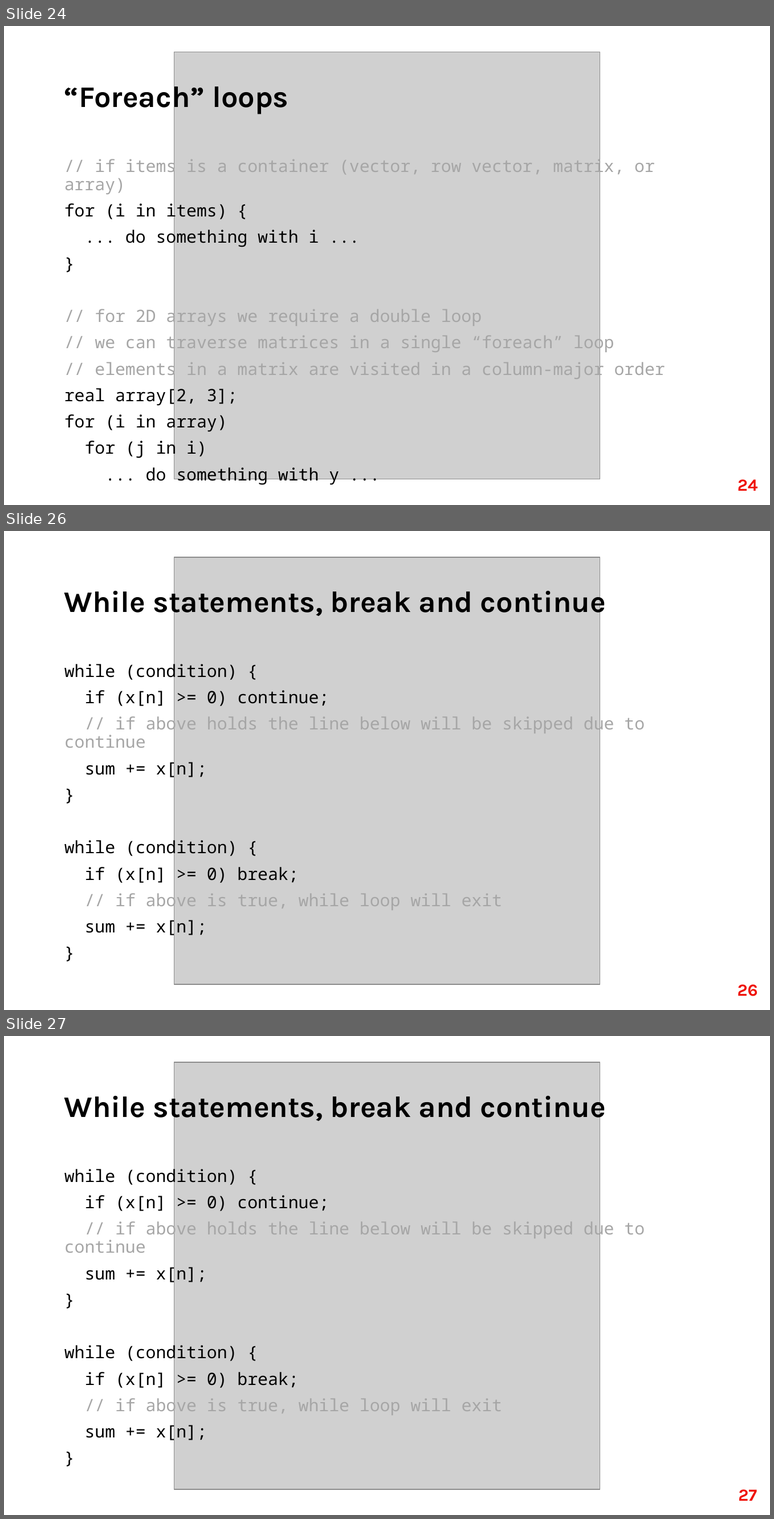
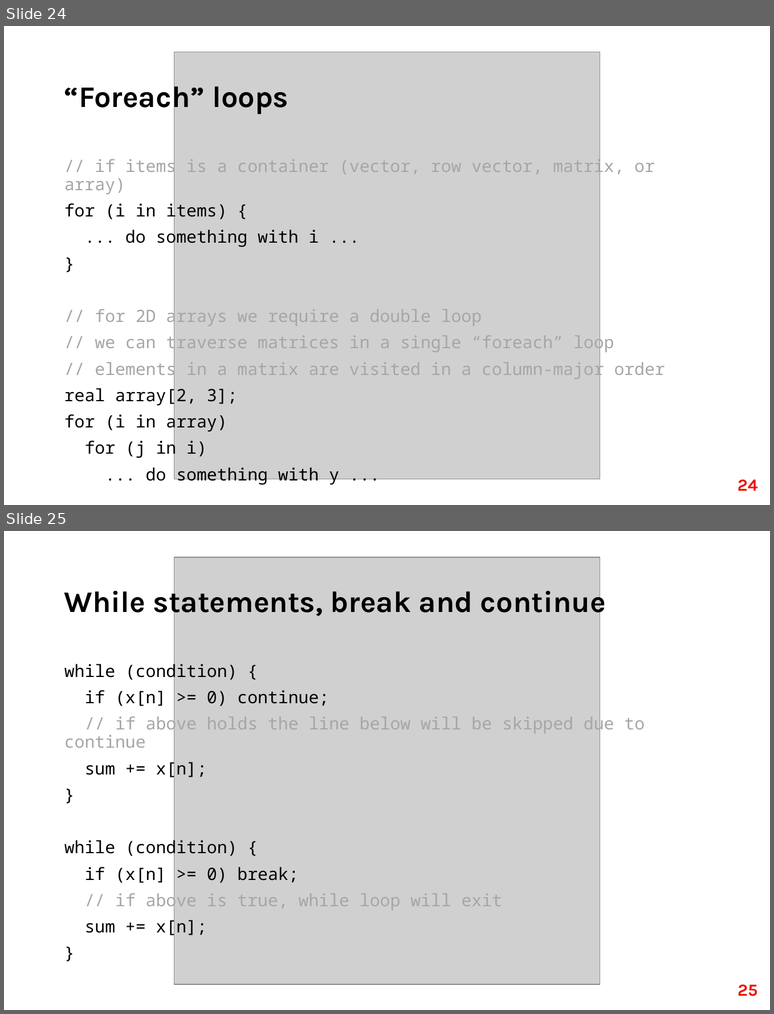
Before and after one commit to fri-datascience/course_bs, a slide deck: Session_03_Probabilistic_programming/Probabilistic_programming.pptx. Shown one above the other, each under a label of ours: slides 24, 26 and 27 before the commit, slides 24 and 25 after it; the slides between them are not shown. The pictures are 774x1519 and 774x1014 pixels, drawn with LibreOffice and Linux fonts; fonts in the diff are those of the drawing; grey boxes stand for pictures. Boxes give left, top, right and bottom in pixels: in the first picture for what was removed or moved away, otherwise in the second. Text is boxed around its words. In the diff, an @@ line names an element or a change of style, - is before the commit and + after.

```diff
--- a/Session_03_Probabilistic_programming/Probabilistic_programming.pptx
+++ b/Session_03_Probabilistic_programming/Probabilistic_programming.pptx
@@ slide 26 removed at (4,531,770,1010), background #FFFFFF @@
@@ picture removed at (174,557,600,984) @@
@@ title removed at (64,585,606,619) @@
-While statements, break and continue
@@ text removed at (64,661,645,937) @@
-while (condition) {
-if (x[n] >= 0) continue;
-// if above holds the line below will be skipped due to continue
-sum += x[n];
-}
-while (condition) {
-if (x[n] >= 0) break;
-// if above is true, while loop will exit
-sum += x[n];
-}
@@ page number removed at (738,984,758,996) @@
-26
@@ what was slide 27 is now slide 25 @@
@@ page number at (738,984,758,996): text changed @@
-27
+25
```
Also in this commit, not shown: 3 slides changed, 1 other slide removed, 3 other files.
